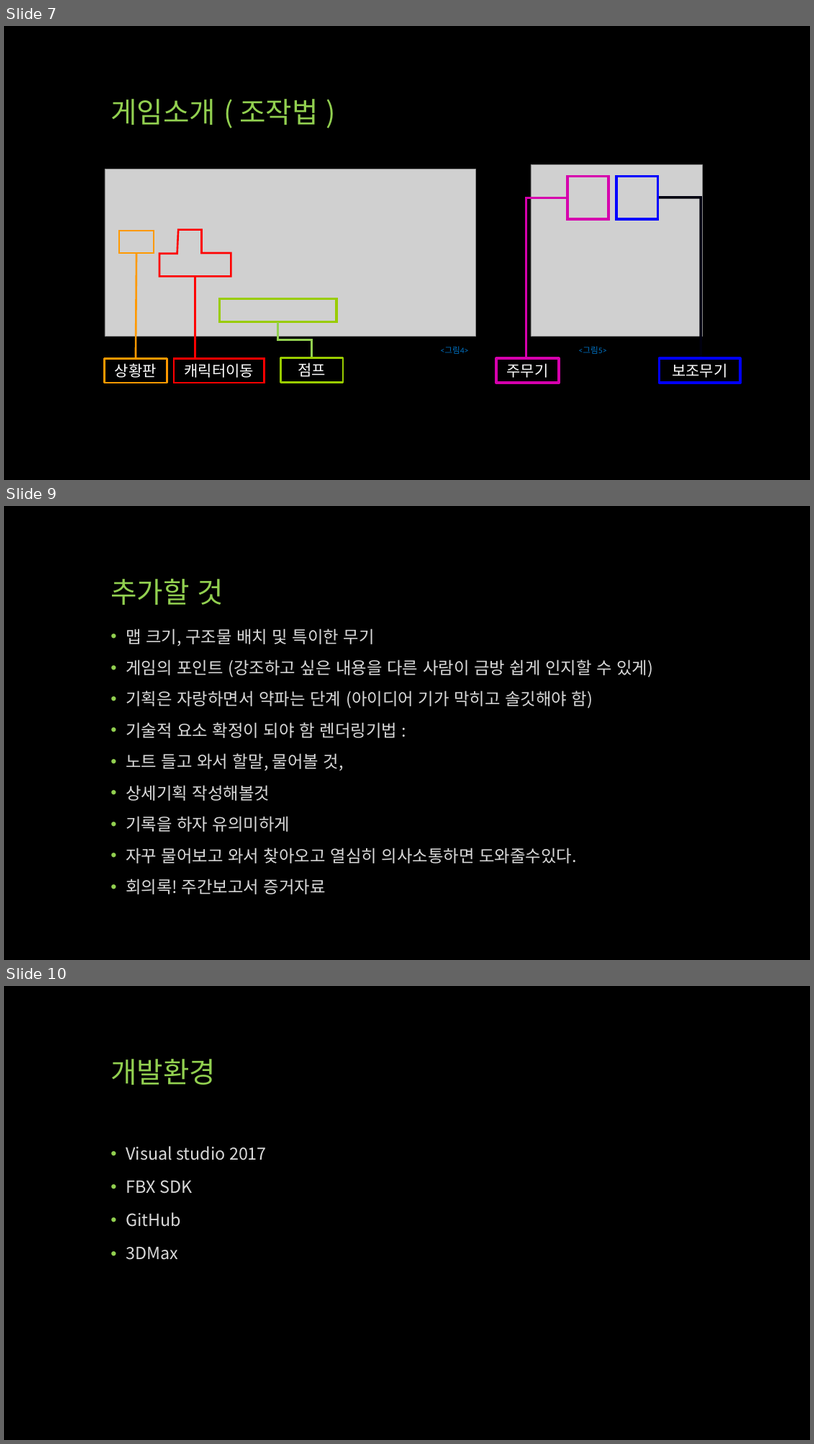
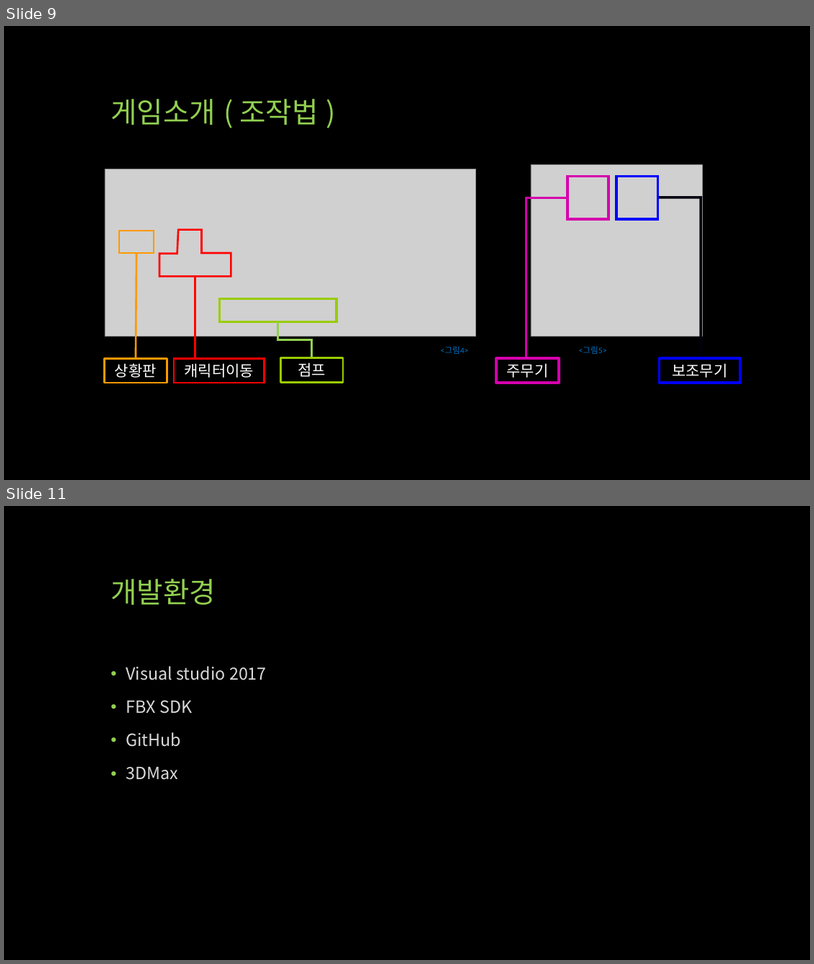
Before and after one commit to qwert830/SP, a slide deck: 기획/UTB (Unknown Team Battle).pptx. Shown one above the other, each under a label of ours: slides 7, 9 and 10 before the commit, slides 9 and 11 after it; the slides between them are not shown. The pictures are 814x1444 and 814x964 pixels, drawn with LibreOffice and Linux fonts; fonts in the diff are those of the drawing; grey boxes stand for pictures. Boxes give left, top, right and bottom in pixels: in the first picture for what was removed or moved away, otherwise in the second. Text is boxed around its words. In the diff, an @@ line names an element or a change of style, - is before the commit and + after.

```diff
--- a/기획/UTB (Unknown Team Battle).pptx
+++ b/기획/UTB (Unknown Team Battle).pptx
@@ slide 9 removed at [4,506,810,960], background #000000 @@
@@ title removed at [111,579,224,605] @@
-추가할 것
@@ text removed at [126,628,653,894] @@
-• 맵 크기, 구조물 배치 및 특이한 무기
-• 게임의 포인트 (강조하고 싶은 내용을 다른 사람이 금방 쉽게 인지할 수 있게)
-• 기획은 자랑하면서 약파는 단계 (아이디어 기가 막히고 솔깃해야 함)
-• 기술적 요소 확정이 되야 함 렌더링기법 :
-• 노트 들고 와서 할말, 물어볼 것,
-• 상세기획 작성해볼것
-• 기록을 하자 유의미하게
-• 자꾸 물어보고 와서 찾아오고 열심히 의사소통하면 도와줄수있다.
-• 회의록! 주간보고서 증거자료
@@ what was slide 7 is now slide 9 @@
@@ what was slide 10 is now slide 11 @@
```
Also in this commit, not shown: 6 slides changed, 3 slides added, 1 other slide removed, 36 other files.
